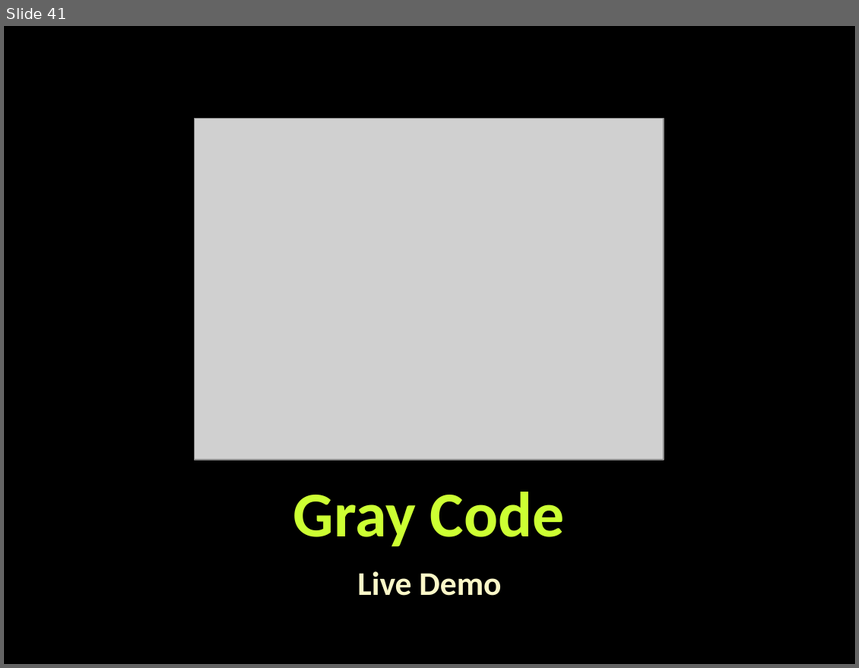
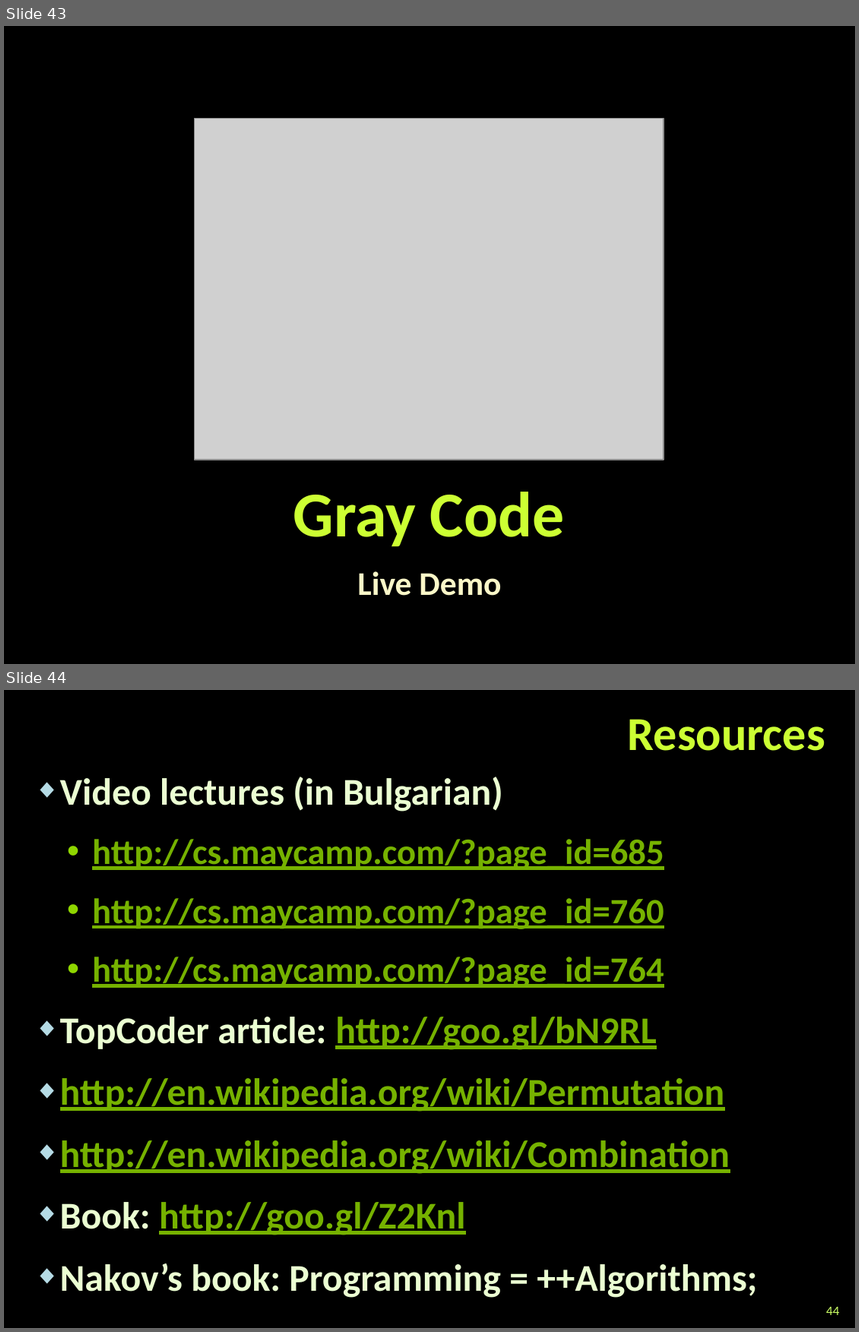
Before and after one commit to martin-nikolov/Telerik-Academy, a slide deck: Programming with C#/5. C# Data Structures and Algorithms/09. Combinatorics - ✘/Combinatorics.pptx. Shown one above the other, each under a label of ours: slide 41 before the commit, slides 43 and 44 after it. The pictures are 859x668 and 859x1332 pixels, drawn with LibreOffice and Linux fonts; fonts in the diff are those of the drawing; grey boxes stand for pictures; background and template pictures are left out. Boxes give left, top, right and bottom in pixels: in the first picture for what was removed or moved away, otherwise in the second. Text is boxed around its words. In the diff, an @@ line names an element or a change of style, - is before the commit and + after.

```diff
--- a/Programming with C#/5. C# Data Structures and Algorithms/09. Combinatorics - ✘/Combinatorics.pptx
+++ b/Programming with C#/5. C# Data Structures and Algorithms/09. Combinatorics - ✘/Combinatorics.pptx
@@ slide 44 added at [4,690,855,1328], background picture (left out) @@
@@ title added at [628,719,826,751], 40 pt, text #CCFF33, bold @@
+Resources
@@ text added at [60,777,757,1298], 32 pt, text #76B200, bold, underline @@
+◆ Video lectures (in Bulgarian)
+  • http://cs.maycamp.com/?page_id=685
+  • http://cs.maycamp.com/?page_id=760
+  • http://cs.maycamp.com/?page_id=764
+◆ TopCoder article: http://goo.gl/bN9RL
+◆ http://en.wikipedia.org/wiki/Permutation
+◆ http://en.wikipedia.org/wiki/Combination
+◆ Book: http://goo.gl/Z2Knl
+◆ Nakov’s book: Programming = ++Algorithms;
@@ page number added at [826,1307,839,1315], 11 pt, text #CCFF66 @@
+44
@@ what was slide 41 is now slide 43 @@
```
Also in this commit, not shown: 5 slides changed, 2 other slides added, 31 other files.
